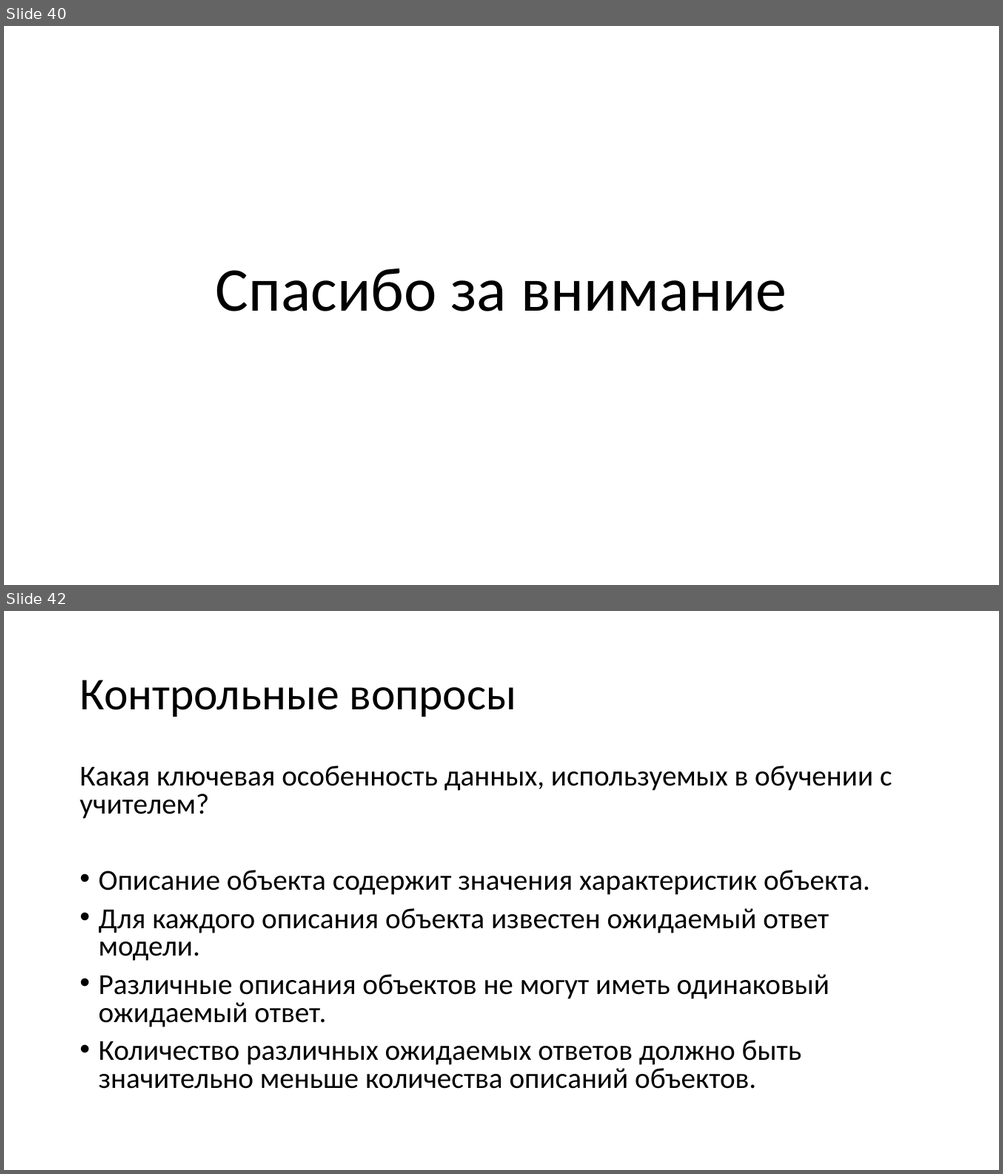
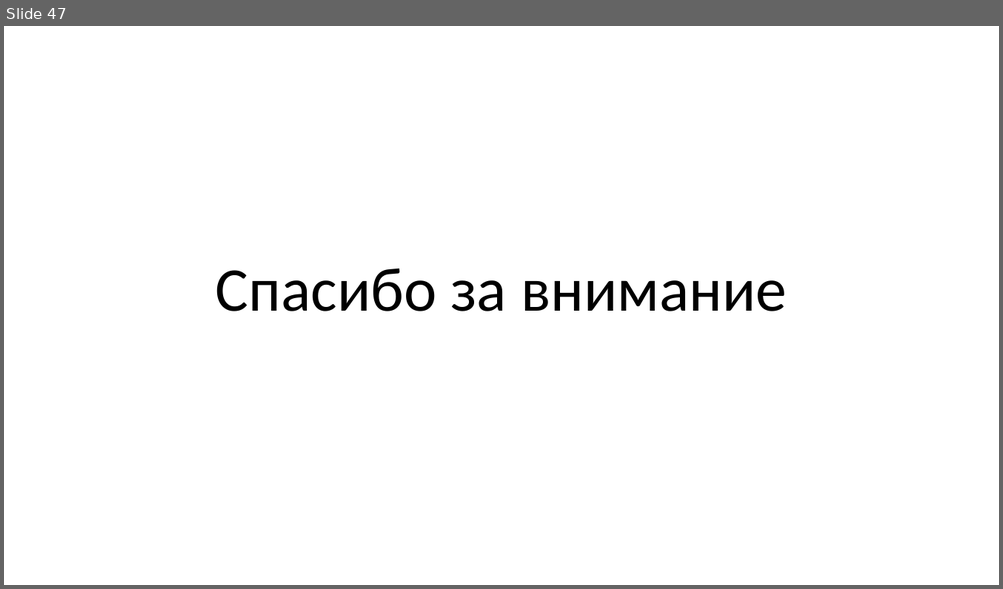
Before and after one commit to mosalov/AI_main_lectures, a slide deck: Лекция 3 07_10_2020.pptx. Shown one above the other, each under a label of ours: slides 40 and 42 before the commit, slide 47 after it; the slides between them are not shown. The pictures are 1003x1174 and 1003x589 pixels, drawn with LibreOffice and Linux fonts; fonts in the diff are those of the drawing. Boxes give left, top, right and bottom in pixels: in the first picture for what was removed or moved away, otherwise in the second. Text is boxed around its words. In the diff, an @@ line names an element or a change of style, - is before the commit and + after.

```diff
--- a/Лекция 3 07_10_2020.pptx
+++ b/Лекция 3 07_10_2020.pptx
@@ slide 42 removed at <box>4,611,999,1170</box>, background #FFFFFF @@
@@ title removed at <box>79,680,517,717</box> @@
-Контрольные вопросы
@@ text removed at <box>79,766,892,1089</box> @@
-Какая ключевая особенность данных, используемых в обучении с учителем?
-• Описание объекта содержит значения характеристик объекта.
-• Для каждого описания объекта известен ожидаемый ответ модели.
-• Различные описания объектов не могут иметь одинаковый ожидаемый ответ.
-• Количество различных ожидаемых ответов должно быть значительно меньше количества описаний объектов.
@@ what was slide 40 is now slide 47 @@
```
Also in this commit, not shown: 13 slides changed, 16 slides added, 8 other slides removed, 3 other files.
